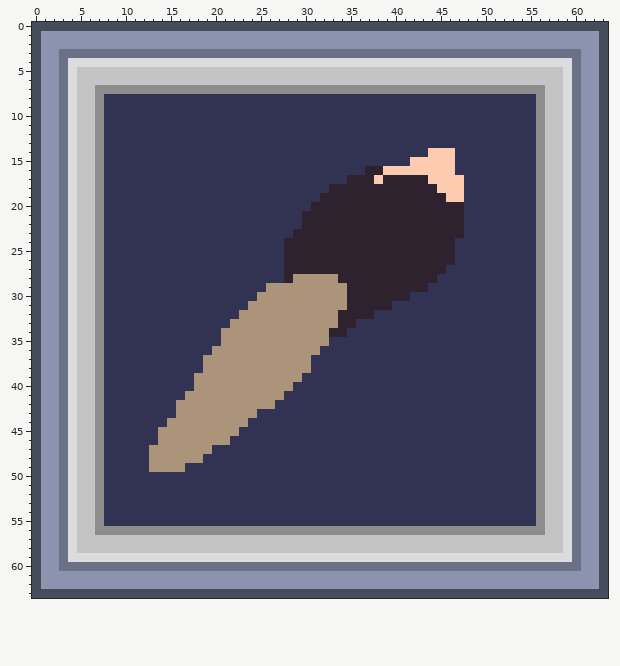
Pixel-art sprite -- GUI Assets/Brush_icon.png. The first picture shows the starting point.
The file is 640x640 pixels, drawn in blocks of 10x10; one block is one cell here.
Once edited:
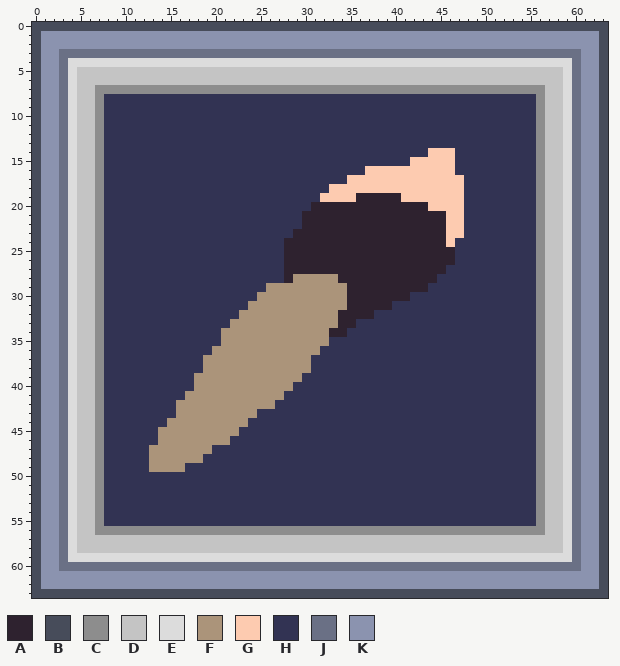
Palette (. is transparent): A #2e222f  B #474c5a  C #8d8d8d  D #c4c4c4  E #dcdcdc  F #ab947a  G #fdcbb0  H #323353  J #6a7085  K #8b93af
Diff:
@@ x 30..49 @@
 15 HHHHHHHHHHHHGGGGGHHH
-16 HHHHHHHAAGGGGGGGGHHH
-17 HHHHHAAAGAAAAAGGGGHH
-18 HHHAAAAAAAAAAAAGGGHH
-19 HHAAAAAAAAAAAAAAGGHH
-20 HAAAAAAAAAAAAAAAAAHH
-21 AAAAAAAAAAAAAAAAAAHH
-22 AAAAAAAAAAAAAAAAAAHH
-23 AAAAAAAAAAAAAAAAAAHH
-24 AAAAAAAAAAAAAAAAAHHH
+16 HHHHHHHGGGGGGGGGGHHH
+17 HHHHHGGGGGGGGGGGGGHH
+18 HHHGGGGGGGGGGGGGGGHH
+19 HHGGGGAAAAAGGGGGGGHH
+20 HAAAAAAAAAAAAAGGGGHH
+21 AAAAAAAAAAAAAAAAGGHH
+22 AAAAAAAAAAAAAAAAGGHH
+23 AAAAAAAAAAAAAAAAGGHH
+24 AAAAAAAAAAAAAAAAGHHH
 25 AAAAAAAAAAAAAAAAAHHH
Changed places in both pictures, as pixel boxes (x1, y1, x2, y2):
changed: (320, 166, 464, 247)
